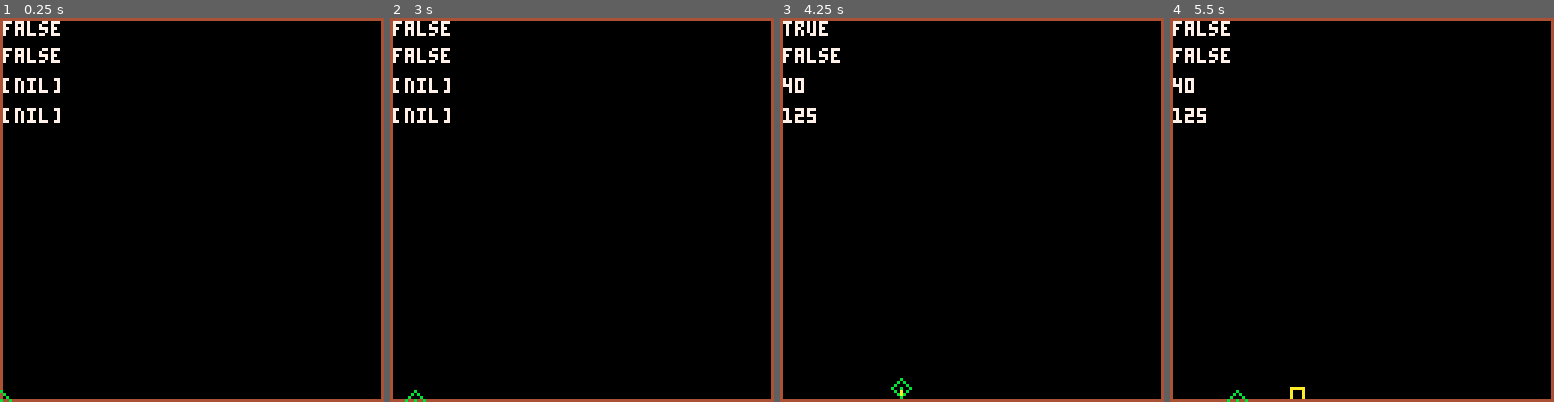
Above: before the commit, frames 1-4 (left to right).
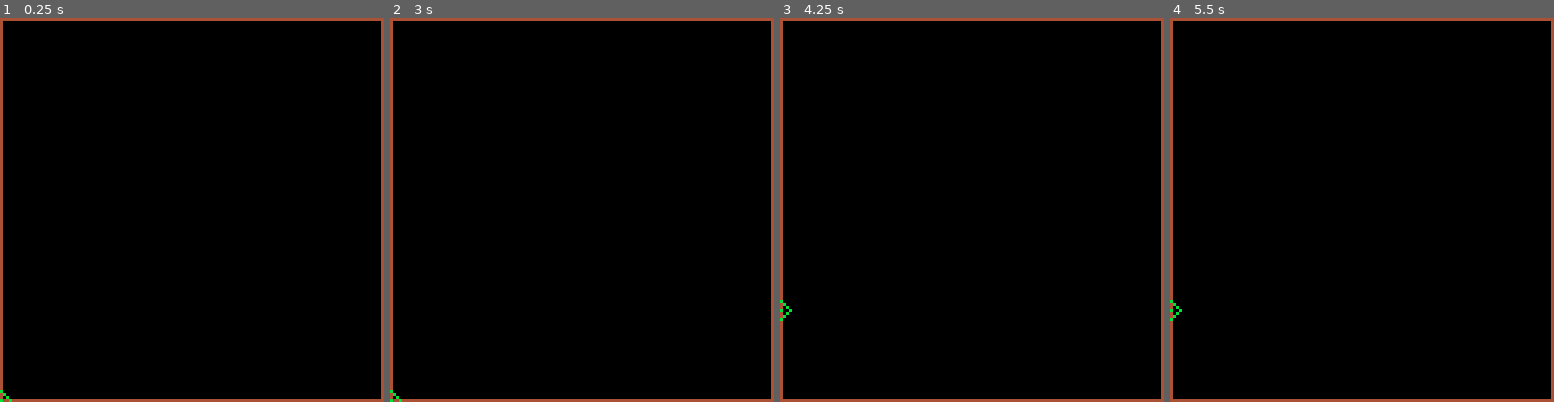
Above: after the commit, the same moments.

Repository: shen-sat/qix
Game: PICO-8 cartridge qix.p8
Same seed, same stepped clock (60 frames per second), same inputs: the game is played once before the commit and once after it.
Inputs:
- Up to frame 1 (0.25 s): no input
- Up to frame 2 (3 s): tap X (X key) at 1.07, 2.07, 2.4, 2.73 s; hold Left 1.97-2.37 s; hold Down 2.42-2.82 s; hold Right from 2.87 s (still down)
- Up to frame 3 (4.25 s): tap X (X key) every 0.33 s from 3.07 to 4.07 s; release Right at 3.53 s; hold Up 3.58-4.08 s; hold Right from 4.13 s (still down)
- Up to frame 4 (5.5 s): tap X (X key) every 0.33 s from 4.4 to 5.4 s; release Right at 4.53 s; hold Down 4.58-5.08 s; hold Left from 5.13 s (still down)

The runs differ from the first frame. In frame 1, 1.0% of the frame differs, in the area x 0-16%, y 0-28%; in frame 2, 1.1%, in the area x 0-16%, y 0-100%; in frame 3, 1.0%; in frame 4, 1.0%.

Commit message:
Delete player movement, start again with twice the speed, add movement for up using recursive function

Diff:
--- a/qix.p8
+++ b/qix.p8
@@ -116,132 +116,32 @@
    prev_x = 0,
    prev_y = 127,
    sprite = 1,
-   path_move = function(self, next_point_x, next_point_y)
-     local compass_points = get_compass_points(next_point_x, next_point_y)
-     if pixel_in_border(next_point_x, next_point_y) then
-      if not compass_points_contain_color(compass_points, fill_color) then
-       self.x = next_point_x
-       self.y = next_point_y
-      end
-     elseif compass_points_contain_color(compass_points, background_color) then -- ie next point is a path not in between two shapes
-      self.x = next_point_x
-      self.y = next_point_y
-     end
-   end,
-   move_and_create_line = function(self,x,y)
-    self.x = x
-    self.y = y
-    self:create_line()
-   end,
-   create_line = function(self)
-    line_part = { x0 = self.x, y0 = self.y, x1 = self.prev_x, y1 = self.prev_y, col = draw_color }
-    add(lines,line_part)
-   end
+   speed = 2
   }
 
   frame_counter = 0
-
-  blocks = {}
-  lines = {}
 
   draw_color = 10
   path_color = 4
   background_color = 0
   fill_color = 2
 
-  shape_initiated = false
-  shape_finished = false
-  shape_start_pixel = {
-   x,
-   y
-  }
-
-
   game.update = level_update
   game.draw = level_draw
+
+  counter = false
 end
 
 function level_update()
   frame_counter += 1
   qix:update()
 
-  if btn(0) then
-   local next_point_x, next_point_y = player.x - 2, player.y
-   if pget(next_point_x, next_point_y) == path_color then
-    player:path_move(next_point_x, next_point_y)
-    if btn(5) then player:create_line() end
-    if shape_initiated then shape_finished = true end
-   elseif pixel_is_drawable(next_point_x,next_point_y) then
-    if btn(5) then
-     player:move_and_create_line(next_point_x, next_point_y)
-     if not shape_initiated then
-      shape_start_pixel.x, shape_start_pixel.y = player.x, player.y
-      shape_initiated = true
-     end
-    end
-   elseif pixel_outside_screen(next_point_x,next_point_y) then
-    player.x = 0
-   end
-  elseif btn(1) then
-   local next_point_x, next_point_y = player.x + 2, player.y
-   if pget(next_point_x, next_point_y) == path_color then
-    player:path_move(next_point_x, next_point_y)
-    if btn(5) then player:create_line() end
-    if shape_initiated then shape_finished = true end
-   elseif pixel_is_drawable(next_point_x,next_point_y) then
-    if btn(5) then
-     player:move_and_create_line(next_point_x, next_point_y)
-     if not shape_initiated then
-      shape_start_pixel.x, shape_start_pixel.y = player.x, player.y
-      shape_initiated = true
-     end
-    end
-   elseif pixel_outside_screen(next_point_x,next_point_y) then
-    player.x = 127
-   end
-  elseif btn(2) then
-   local next_point_x, next_point_y = player.x, player.y - 2
-   if pget(next_point_x, next_point_y) == path_color then
-    player:path_move(next_point_x, next_point_y)
-    if btn(5) then player:create_line() end
-    if shape_initiated then shape_finished = true end
-   elseif pixel_is_drawable(next_point_x,next_point_y) then
-    if btn(5) then
-     player:move_and_create_line(next_point_x, next_point_y)
-     if not shape_initiated then
-      shape_start_pixel.x, shape_start_pixel.y = player.x, player.y
-      shape_initiated = true
-     end
-    end
-   elseif pixel_outside_screen(next_point_x,next_point_y) then
-    player.y = 0
-   end
-  elseif btn(3) then
-   local next_point_x, next_point_y = player.x, player.y + 2
-   if pget(next_point_x, next_point_y) == path_color then
-    player:path_move(next_point_x, next_point_y)
-    if btn(5) then player:create_line() end
-    if shape_initiated then shape_finished = true end
-   elseif pixel_is_drawable(next_point_x,next_point_y) then
-    if btn(5) then
-     player:move_and_create_line(next_point_x, next_point_y)
-     if not shape_initiated then
-      shape_start_pixel.x, shape_start_pixel.y = player.x, player.y
-      shape_initiated = true
-     end
-    end
-   elseif pixel_outside_screen(next_point_x,next_point_y) then
-    player.y = 127
-   end
+  if btn(2) then
+   local next_x = player.x
+   local next_y = player.y - player.speed
+   player_move(next_x, next_y, 'up', false)
   end
 
-  if shape_initiated and shape_finished then
-   shape_initiated, shape_finished = false, false
-   -- calculate area
-  end
-
-  player.prev_x = player.x
-  player.prev_y = player.y
 end
 
 function level_draw()
@@ -255,12 +155,18 @@
   rect(0,0,127,127,4) --border
   -- qix:draw()
 
-  print(shape_initiated,1,1,7)
-  print(shape_finished,1,10,7)
-  print(shape_start_pixel.x,1,20,7)
-  print(shape_start_pixel.y,1,30,7)
-
   spr(player.sprite,player.x - 3,player.y - 3)
+end
+
+function player_move(next_x, next_y, direction, player_move_called_already)
+ if pget(next_x, next_y) == path_color then
+  player.y = next_y
+  player.x = next_x
+ else
+  if player_move_called_already then return end
+  if direction == 'up' then next_y += 1 end
+  player_move(next_x, next_y, direction, true)
+ end
 end
 
 function pixel_is_drawable(x,y)
@@ -330,6 +236,18 @@
 end
 
 --------------------------------------------------------------------------------
+--draw paths to test player path movement
+-- draw paths and rects for player to move along
+-- rectfill(1,1,127 -1,60 - 1,2)
+-- line(1,60,127 - 1,60,4)
+-- line(64, 1, 64, 60, 4)
+
+-- create line
+-- create_line = function(self)
+--  line_part = { x0 = self.x, y0 = self.y, x1 = self.prev_x, y1 = self.prev_y, col = draw_color }
+--  add(lines,line_part)
+-- end
+
 -- draw paths and rects for player to move along
 -- rectfill(1,1,127 -1,60 - 1,2)
 -- line(1,60,127 - 1,60,4)
